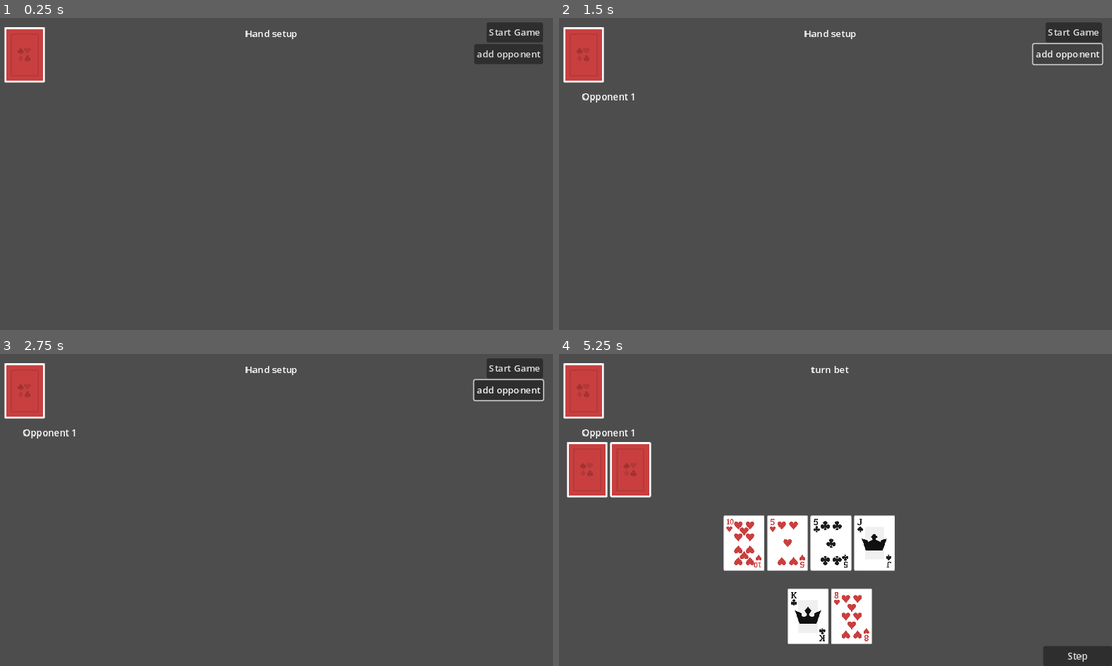
Above: before the commit, frames 1-4 (two rows, left to right).
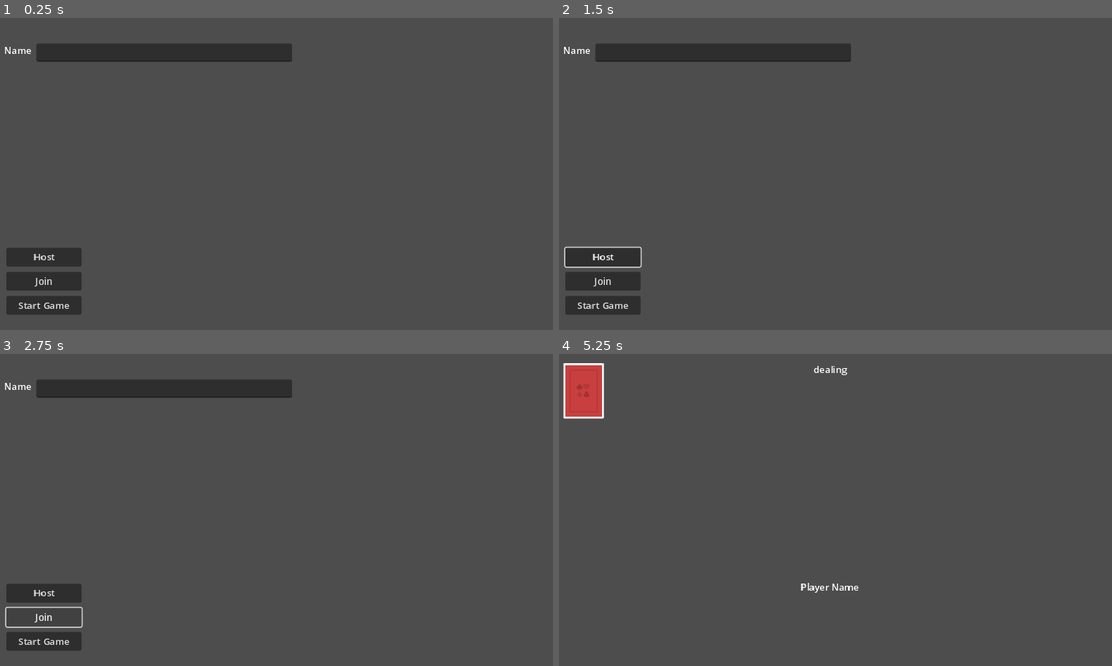
Above: after the commit, the same moments.

Repository: Posiden104/poker
Game: Godot game, scene res://scripts/multiplayer/multiplayerScene.tscn
Two runs of this game, one before a commit and one after it. Both use one fixed random seed, a clock stepped at 60 frames per second and the inputs below. Before the commit the project starts from res://scenes/poker.tscn.
Inputs (mouse positions are in pixels of both pictures, inside the frame that each line leads up to):
- Up to frame 1 (0.25 s): no input
- Up to frame 2 (1.5 s): click (603, 258) at 0.5 s, where only the run after the commit has a clickable "Host"; click (1067, 55) at 1.25 s, where only the run before the commit has a clickable "add opponent"
- Up to frame 3 (2.75 s): click (44, 616) at 2 s, where only the run after the commit has a clickable "Join"
- Up to frame 4 (5.25 s): click "Start Game" at 2.75 s; click (1073, 369) at 3.5 s, where only the run after the commit has a clickable "Start Game"; click (1078, 656) at 4.25 s, where only the run before the commit has a clickable "Step"; click (1078, 656) at 5 s, where only the run before the commit has a clickable "Step"

The runs differ from the first frame. In frame 1, 7.6% of the frame differs, in the area x 0-99%, y 1-96%; in frame 2, 7.4%; in frame 3, 7.3%; in frame 4, 12%, in the area x 1-100%, y 3-100%.
Error after the commit: Invalid operands 'String' and 'int' in operator '+'. (res://scripts/multiplayer/MiltiplayerController.gd:60)

Commit message:
multiplayer lobby, joining game

Diff:
--- a/project.godot
+++ b/project.godot
@@ -11,13 +11,14 @@
 [application]
 
 config/name="Poker"
-run/main_scene="res://scenes/Poker.tscn"
+run/main_scene="res://scripts/multiplayer/multiplayerScene.tscn"
 config/features=PackedStringArray("4.2", "GL Compatibility")
 config/icon="res://icon.svg"
 
 [autoload]
 
 SIGNAL_BUS="*res://scripts/signal_bus.gd"
+GameManager="*res://scripts/game_manager.gd"
 
 [display]
 
--- a/scenes/hand.tscn
+++ b/scenes/hand.tscn
@@ -1,15 +1,15 @@
-[gd_scene load_steps=4 format=3 uid="uid://mr6p4ojsgbdx"]
+[gd_scene load_steps=3 format=3 uid="uid://mr6p4ojsgbdx"]
 
 [ext_resource type="Script" path="res://scripts/player_hand.gd" id="1_xkl0i"]
-[ext_resource type="PackedScene" uid="uid://dufo1yxbiyc1y" path="res://deck_manager/scenes/ui/ui_card.tscn" id="2_eaif5"]
 [ext_resource type="PackedScene" uid="uid://c63y82rl7wj27" path="res://deck_manager/scenes/dealable.tscn" id="3_dwlgy"]
 
-[node name="Hand" type="Control" node_paths=PackedStringArray("hand_container", "dealable")]
+[node name="Hand" type="Control" node_paths=PackedStringArray("hand_container", "dealable", "name_label")]
 layout_mode = 3
 anchors_preset = 0
 script = ExtResource("1_xkl0i")
-hand_container = NodePath("MarginContainer/Hand")
+hand_container = NodePath("MarginContainer/VBoxContainer/Hand")
 dealable = NodePath("Dealable")
+name_label = NodePath("MarginContainer/VBoxContainer/Name Label")
 
 [node name="MarginContainer" type="MarginContainer" parent="."]
 layout_mode = 1
@@ -28,13 +28,21 @@
 theme_override_constants/margin_right = 20
 theme_override_constants/margin_bottom = 10
 
-[node name="Hand" type="HBoxContainer" parent="MarginContainer"]
+[node name="VBoxContainer" type="VBoxContainer" parent="MarginContainer"]
 layout_mode = 2
 
-[node name="Card" parent="MarginContainer/Hand" instance=ExtResource("2_eaif5")]
+[node name="Name Label" type="Label" parent="MarginContainer/VBoxContainer"]
+layout_mode = 2
+text = "Player Name"
+horizontal_alignment = 1
+
+[node name="Hand" type="HBoxContainer" parent="MarginContainer/VBoxContainer"]
 layout_mode = 2
 
-[node name="Card2" parent="MarginContainer/Hand" instance=ExtResource("2_eaif5")]
+[node name="Card" parent="MarginContainer/VBoxContainer/Hand" instance_placeholder="res://deck_manager/scenes/ui/ui_card.tscn"]
+layout_mode = 2
+
+[node name="Card2" parent="MarginContainer/VBoxContainer/Hand" instance_placeholder="res://deck_manager/scenes/ui/ui_card.tscn"]
 layout_mode = 2
 
 [node name="Dealable" parent="." instance=ExtResource("3_dwlgy")]
--- a/scenes/opponent_hand.tscn
+++ b/scenes/opponent_hand.tscn
@@ -1,19 +1,18 @@
-[gd_scene load_steps=4 format=3 uid="uid://cj4vfqtf5ljfv"]
+[gd_scene load_steps=3 format=3 uid="uid://cj4vfqtf5ljfv"]
 
 [ext_resource type="Script" path="res://scripts/opponent_hand.gd" id="1_xlh8u"]
-[ext_resource type="PackedScene" uid="uid://dufo1yxbiyc1y" path="res://deck_manager/scenes/ui/ui_card.tscn" id="2_vxsmd"]
 [ext_resource type="PackedScene" uid="uid://c63y82rl7wj27" path="res://deck_manager/scenes/dealable.tscn" id="3_1lcwq"]
 
-[node name="Opponent Hand" type="Control" node_paths=PackedStringArray("name_label", "hand_container", "dealable")]
+[node name="Opponent Hand" type="Control" node_paths=PackedStringArray("hand_container", "dealable", "name_label")]
 custom_minimum_size = Vector2(184, 142)
 layout_mode = 3
 anchors_preset = 0
 offset_right = 184.0
 offset_bottom = 142.0
 script = ExtResource("1_xlh8u")
-name_label = NodePath("MarginContainer/VBoxContainer/Name Label")
 hand_container = NodePath("MarginContainer/VBoxContainer/OpponentHand")
 dealable = NodePath("Dealable")
+name_label = NodePath("MarginContainer/VBoxContainer/Name Label")
 
 [node name="MarginContainer" type="MarginContainer" parent="."]
 layout_mode = 0
@@ -35,10 +34,10 @@
 [node name="OpponentHand" type="HBoxContainer" parent="MarginContainer/VBoxContainer"]
 layout_mode = 2
 
-[node name="Card" parent="MarginContainer/VBoxContainer/OpponentHand" instance=ExtResource("2_vxsmd")]
+[node name="Card" parent="MarginContainer/VBoxContainer/OpponentHand" instance_placeholder="res://deck_manager/scenes/ui/ui_card.tscn"]
 layout_mode = 2
 
-[node name="Card2" parent="MarginContainer/VBoxContainer/OpponentHand" instance=ExtResource("2_vxsmd")]
+[node name="Card2" parent="MarginContainer/VBoxContainer/OpponentHand" instance_placeholder="res://deck_manager/scenes/ui/ui_card.tscn"]
 layout_mode = 2
 
 [node name="Dealable" parent="." instance=ExtResource("3_1lcwq")]
--- a/scenes/poker.tscn
+++ b/scenes/poker.tscn
@@ -1,24 +1,27 @@
-[gd_scene load_steps=9 format=3 uid="uid://dsohfl5js4nf6"]
+[gd_scene load_steps=8 format=3 uid="uid://dsohfl5js4nf6"]
 
 [ext_resource type="Script" path="res://scripts/poker_manager.gd" id="1_4c4ls"]
 [ext_resource type="PackedScene" uid="uid://covtena8b31cr" path="res://deck_manager/deck_manager.tscn" id="1_qw33u"]
 [ext_resource type="PackedScene" uid="uid://mr6p4ojsgbdx" path="res://scenes/hand.tscn" id="4_owd80"]
-[ext_resource type="Script" path="res://scenes/center_cards_hand.gd" id="5_4be38"]
+[ext_resource type="Script" path="res://scripts/center_cards_hand.gd" id="5_4be38"]
 [ext_resource type="Script" path="res://scripts/opponent_manager.gd" id="5_5ny54"]
-[ext_resource type="PackedScene" uid="uid://dufo1yxbiyc1y" path="res://deck_manager/scenes/ui/ui_card.tscn" id="5_aonns"]
 [ext_resource type="PackedScene" uid="uid://cj4vfqtf5ljfv" path="res://scenes/opponent_hand.tscn" id="6_jk6yg"]
 [ext_resource type="PackedScene" uid="uid://c63y82rl7wj27" path="res://deck_manager/scenes/dealable.tscn" id="6_uxroj"]
 
 [node name="Poker" type="Node2D"]
 
-[node name="PokerManager" type="Node2D" parent="." node_paths=PackedStringArray("deck_manager", "opponent_manager", "start_button", "add_oppt_button", "step_button", "center_cards")]
+[node name="PokerManager" type="Node2D" parent="." node_paths=PackedStringArray("deck_manager", "opponent_manager", "deal_timer", "start_button", "add_oppt_button", "step_button", "state_label", "center_cards", "poker_canvas", "local_player")]
 script = ExtResource("1_4c4ls")
 deck_manager = NodePath("../DeckManager")
 opponent_manager = NodePath("../OpponentManager")
-start_button = NodePath("../CanvasLayer/StartButton")
-add_oppt_button = NodePath("../CanvasLayer/add Oppt Button")
-step_button = NodePath("../CanvasLayer/Step Button")
-center_cards = NodePath("../CanvasLayer/CenterCards")
+deal_timer = NodePath("DealTimer")
+start_button = NodePath("../PokerCanvas/StartButton")
+add_oppt_button = NodePath("../PokerCanvas/add Oppt Button")
+step_button = NodePath("../PokerCanvas/Step Button")
+state_label = NodePath("../PokerCanvas/StateLabel")
+center_cards = NodePath("../PokerCanvas/CenterCards")
+poker_canvas = NodePath("../PokerCanvas")
+local_player = NodePath("../PokerCanvas/Hand")
 
 [node name="DealTimer" type="Timer" parent="PokerManager"]
 wait_time = 0.25
@@ -30,11 +33,11 @@
 [node name="OpponentManager" type="Node2D" parent="." node_paths=PackedStringArray("opponent_hbox")]
 script = ExtResource("5_5ny54")
 OpponentScene = ExtResource("6_jk6yg")
-opponent_hbox = NodePath("../CanvasLayer/OpponentHands")
+opponent_hbox = NodePath("../PokerCanvas/OpponentHands")
 
-[node name="CanvasLayer" type="CanvasLayer" parent="."]
+[node name="PokerCanvas" type="CanvasLayer" parent="."]
 
-[node name="CenterCards" type="Control" parent="CanvasLayer" node_paths=PackedStringArray("hand_container", "dealable")]
+[node name="CenterCards" type="Control" parent="PokerCanvas" node_paths=PackedStringArray("hand_container", "dealable")]
 layout_mode = 3
 anchors_preset = 0
 offset_left = 671.0
@@ -45,7 +48,7 @@
 hand_container = NodePath("CenterCardsContainer")
 dealable = NodePath("Dealable")
 
-[node name="Dealable" parent="CanvasLayer/CenterCards" instance=ExtResource("6_uxroj")]
+[node name="Dealable" parent="PokerCanvas/CenterCards" instance=ExtResource("6_uxroj")]
 layout_mode = 2
 anchors_preset = 0
 anchor_right = 0.0
@@ -55,7 +58,7 @@
 offset_bottom = 95.0
 show_card_face_on_deal = true
 
-[node name="CenterCardsContainer" type="HBoxContainer" parent="CanvasLayer/CenterCards"]
+[node name="CenterCardsContainer" type="HBoxContainer" parent="PokerCanvas/CenterCards"]
 layout_mode = 1
 anchors_preset = 8
 anchor_left = 0.5
@@ -69,22 +72,22 @@
 grow_horizontal = 2
 grow_vertical = 2
 
-[node name="Card" parent="CanvasLayer/CenterCards/CenterCardsContainer" instance=ExtResource("5_aonns")]
+[node name="Card" parent="PokerCanvas/CenterCards/CenterCardsContainer" instance_placeholder="res://deck_manager/scenes/ui/ui_card.tscn"]
 layout_mode = 2
 
-[node name="Card2" parent="CanvasLayer/CenterCards/CenterCardsContainer" instance=ExtResource("5_aonns")]
+[node name="Card2" parent="PokerCanvas/CenterCards/CenterCardsContainer" instance_placeholder="res://deck_manager/scenes/ui/ui_card.tscn"]
 layout_mode = 2
 
-[node name="Card3" parent="CanvasLayer/CenterCards/CenterCardsContainer" instance=ExtResource("5_aonns")]
+[node name="Card3" parent="PokerCanvas/CenterCards/CenterCardsContainer" instance_placeholder="res://deck_manager/scenes/ui/ui_card.tscn"]
 layout_mode = 2
 
-[node name="Card4" parent="CanvasLayer/CenterCards/CenterCardsContainer" instance=ExtResource("5_aonns")]
+[node name="Card4" parent="PokerCanvas/CenterCards/CenterCardsContainer" instance_placeholder="res://deck_manager/scenes/ui/ui_card.tscn"]
 layout_mode = 2
 
-[node name="Card5" parent="CanvasLayer/CenterCards/CenterCardsContainer" instance=ExtResource("5_aonns")]
+[node name="Card5" parent="PokerCanvas/CenterCards/CenterCardsContainer" instance_placeholder="res://deck_manager/scenes/ui/ui_card.tscn"]
 layout_mode = 2
 
-[node name="StartButton" type="Button" parent="CanvasLayer"]
+[node name="StartButton" type="Button" parent="PokerCanvas"]
 anchors_preset = 1
 anchor_left = 1.0
 anchor_right = 1.0
@@ -95,7 +98,7 @@
 grow_horizontal = 0
 text = "Start Game"
 
-[node name="add Oppt Button" type="Button" parent="CanvasLayer"]
+[node name="add Oppt Button" type="Button" parent="PokerCanvas"]
 anchors_preset = 1
 anchor_left = 1.0
 anchor_right = 1.0
@@ -106,7 +109,7 @@
 grow_horizontal = 0
 text = "add opponent"
 
-[node name="Step Button" type="Button" parent="CanvasLayer"]
+[node name="Step Button" type="Button" parent="PokerCanvas"]
 anchors_preset = 3
 anchor_left = 1.0
 anchor_top = 1.0
@@ -119,16 +122,18 @@
 disabled = true
 text = "Step"
 
-[node name="Hand" parent="CanvasLayer" instance=ExtResource("4_owd80")]
+[node name="Hand" parent="PokerCanvas" instance=ExtResource("4_owd80")]
 anchors_preset = 7
 anchor_left = 0.5
 anchor_top = 1.0
 anchor_right = 0.5
 anchor_bottom = 1.0
+offset_top = -14.0
+offset_bottom = -14.0
 grow_horizontal = 2
 grow_vertical = 0
 
-[node name="OpponentHands" type="HBoxContainer" parent="CanvasLayer"]
+[node name="OpponentHands" type="HBoxContainer" parent="PokerCanvas"]
 anchors_preset = 5
 anchor_left = 0.5
 anchor_right = 0.5
@@ -138,22 +143,22 @@
 offset_bottom = 263.0
 grow_horizontal = 2
 
-[node name="OpponentHand" parent="CanvasLayer/OpponentHands" instance=ExtResource("6_jk6yg")]
+[node name="OpponentHand" parent="PokerCanvas/OpponentHands" instance_placeholder="res://scenes/opponent_hand.tscn"]
 layout_mode = 2
 
-[node name="OpponentHand2" parent="CanvasLayer/OpponentHands" instance=ExtResource("6_jk6yg")]
+[node name="OpponentHand2" parent="PokerCanvas/OpponentHands" instance_placeholder="res://scenes/opponent_hand.tscn"]
 layout_mode = 2
 
-[node name="OpponentHand3" parent="CanvasLayer/OpponentHands" instance=ExtResource("6_jk6yg")]
+[node name="OpponentHand3" parent="PokerCanvas/OpponentHands" instance_placeholder="res://scenes/opponent_hand.tscn"]
 layout_mode = 2
 
-[node name="OpponentHand4" parent="CanvasLayer/OpponentHands" instance=ExtResource("6_jk6yg")]
+[node name="OpponentHand4" parent="PokerCanvas/OpponentHands" instance_placeholder="res://scenes/opponent_hand.tscn"]
 layout_mode = 2
 
-[node name="OpponentHand5" parent="CanvasLayer/OpponentHands" instance=ExtResource("6_jk6yg")]
+[node name="OpponentHand5" parent="PokerCanvas/OpponentHands" instance_placeholder="res://scenes/opponent_hand.tscn"]
 layout_mode = 2
 
-[node name="StateLabel" type="Label" parent="CanvasLayer"]
+[node name="StateLabel" type="Label" parent="PokerCanvas"]
 anchors_preset = 5
 anchor_left = 0.5
 anchor_right = 0.5
@@ -164,6 +169,6 @@
 grow_horizontal = 2
 text = "State"
 
-[connection signal="pressed" from="CanvasLayer/StartButton" to="PokerManager" method="_on_start_button_pressed"]
-[connection signal="pressed" from="CanvasLayer/add Oppt Button" to="OpponentManager" method="_on_add_oppt_button_pressed"]
-[connection signal="pressed" from="CanvasLayer/Step Button" to="PokerManager" method="_on_step_button_pressed"]
+[connection signal="pressed" from="PokerCanvas/StartButton" to="PokerManager" method="_on_start_button_pressed"]
+[connection signal="pressed" from="PokerCanvas/add Oppt Button" to="OpponentManager" method="_on_add_oppt_button_pressed"]
+[connection signal="pressed" from="PokerCanvas/Step Button" to="PokerManager" method="_on_step_button_pressed"]
--- /dev/null
+++ b/scripts/game_manager.gd
@@ -0,0 +1,3 @@
+extends Node
+
+var Players = {}
--- a/scripts/hand_base.gd
+++ b/scripts/hand_base.gd
@@ -3,6 +3,7 @@
 
 @export var hand_container: HBoxContainer
 @export var dealable: Dealable
+@export var name_label: Label
 
 var cards: Array[Card]
 var id: int = -1
@@ -10,6 +11,9 @@
 func setup():
 	SIGNAL_BUS.register_player.emit(self)
 	clear()
+
+func set_name_label(label_name):
+	name_label.text = label_name
 
 func clear():
 	for child in hand_container.get_children():
--- /dev/null
+++ b/scripts/multiplayer/MiltiplayerController.gd
@@ -0,0 +1,80 @@
+class_name MultiplayerScene
+extends Control
+
+
+@export var address = "127.0.0.1"
+@export var port = 8910
+@onready var poker = $Poker
+
+var peer
+
+# Called when the node enters the scene tree for the first time.
+func _ready():
+	multiplayer.peer_connected.connect(peer_connected)
+	multiplayer.peer_disconnected.connect(player_disconnected)
+	multiplayer.connected_to_server.connect(connected_to_server)
+	multiplayer.connection_failed.connect(connection_failed)
+
+# called on server and clients
+func peer_connected(id):
+	print("Player Connected " + str(id))
+
+# called on server and clients
+func player_disconnected(id):
+	print("Player Disconnected " + str(id))
+
+# called only on clients
+func connected_to_server():
+	print("Connected to Server")
+	send_player_information.rpc_id(1, $LineEdit.text, multiplayer.get_unique_id())
+
+
+@rpc("any_peer")
+func send_player_information(name, id):
+	if !GameManager.Players.has(id):
+		GameManager.Players[id] = {
+			"name": name,
+			"id": id
+		}
+
+	if multiplayer.is_server():
+		for i in GameManager.Players:
+			send_player_information.rpc(GameManager.Players[i].name, i)
+
+# called only on clients
+func connection_failed():
+	print("Connection Failed")
+
+@rpc("any_peer", "call_local")
+func start_game():
+	var poker = load("res://scenes/Poker.tscn").instantiate()
+	get_tree().root.add_child(poker)
+	self.hide()
+	poker.get_child(0).start()
+
+
+func _on_host_pressed():
+	peer = ENetMultiplayerPeer.new()
+	var error = peer.create_server(port, 8)
+	if error != OK:
+		print("cannot host : " + error)
+		return
+
+	peer.get_host().compress(ENetConnection.COMPRESS_RANGE_CODER)
+
+	multiplayer.set_multiplayer_peer(peer)
+	print("Waiting for players!")
+	send_player_information($LineEdit.text, multiplayer.get_unique_id())
+
+
+
+func _on_join_pressed():
+	peer = ENetMultiplayerPeer.new()
+	peer.create_client(address, port)
+	peer.get_host().compress(ENetConnection.COMPRESS_RANGE_CODER)
+
+	multiplayer.set_multiplayer_peer(peer)
+
+
+func _on_start_game_pressed():
+	start_game.rpc()
--- /dev/null
+++ b/scripts/multiplayer/multiplayerScene.tscn
@@ -0,0 +1,55 @@
+[gd_scene load_steps=2 format=3 uid="uid://2bwrf5da8geo"]
+
+[ext_resource type="Script" path="res://scripts/multiplayer/MiltiplayerController.gd" id="1_1ctnx"]
+
+[node name="Control" type="Control"]
+layout_mode = 3
+anchors_preset = 15
+anchor_right = 1.0
+anchor_bottom = 1.0
+grow_horizontal = 2
+grow_vertical = 2
+script = ExtResource("1_1ctnx")
+
+[node name="Host" type="Button" parent="."]
+layout_mode = 0
+offset_left = 30.0
+offset_top = 400.0
+offset_right = 158.0
+offset_bottom = 432.0
+text = "Host"
+
+[node name="Join" type="Button" parent="."]
+layout_mode = 0
+offset_left = 30.0
+offset_top = 441.0
+offset_right = 158.0
+offset_bottom = 473.0
+text = "Join"
+
+[node name="StartGame" type="Button" parent="."]
+layout_mode = 0
+offset_left = 30.0
+offset_top = 482.0
+offset_right = 158.0
+offset_bottom = 514.0
+text = "Start Game"
+
+[node name="LineEdit" type="LineEdit" parent="."]
+layout_mode = 0
+offset_left = 81.0
+offset_top = 52.0
+offset_right = 516.0
+offset_bottom = 83.0
+
+[node name="Label" type="Label" parent="."]
+layout_mode = 0
+offset_left = 26.0
+offset_top = 52.0
+offset_right = 73.0
+offset_bottom = 75.0
+text = "Name"
+
+[connection signal="pressed" from="Host" to="." method="_on_host_pressed"]
+[connection signal="pressed" from="Join" to="." method="_on_join_pressed"]
+[connection signal="pressed" from="StartGame" to="." method="_on_start_game_pressed"]
--- a/scripts/opponent_hand.gd
+++ b/scripts/opponent_hand.gd
@@ -1,7 +1,2 @@
 class_name OpponentHand
 extends HandBase
-
-@export var name_label: Label
-
-func set_name_label(name):
-	name_label.text = name
--- a/scripts/opponent_manager.gd
+++ b/scripts/opponent_manager.gd
@@ -9,15 +9,16 @@
 var next_opponent_id = 0
 
 func _ready():
+	print("removing all opponents")
 	for c in opponent_hbox.get_children():
-		c.unregister_player()
+		#c.unregister_player()
 		c.queue_free()
 
-func add_opponent():
+func add_opponent(opponent_name = "Opponent"):
 	var o = OpponentScene.instantiate()
 	opponent_hbox.add_child(o)
 	opponents.push_back(o)
-	o.set_name_label("Opponent %d" % opponents.size())
+	o.set_name_label(opponent_name)
 	o.setup()
 
 
--- a/scripts/player_hand.gd
+++ b/scripts/player_hand.gd
@@ -1,5 +1,2 @@
 class_name PlayerHand
 extends HandBase
-
-func _ready():
-	super.setup()
--- a/scripts/poker_manager.gd
+++ b/scripts/poker_manager.gd
@@ -1,15 +1,21 @@
 class_name PokerManager
 extends Node2D
 
+@export_category("Managers")
 @export var deck_manager: DeckManager
 @export var opponent_manager: OpponentManager
+@export var deal_timer: Timer
+
+@export_category("UI")
 @export var start_button: Button
 @export var add_oppt_button: Button
 @export var step_button: Button
+@export var state_label: Label
 @export var center_cards: CenterCardHand
+@export var poker_canvas: CanvasLayer
 
-@onready var deal_timer = $DealTimer
-@onready var state_label = $"../CanvasLayer/StateLabel"
+@export_category("Players")
+@export var local_player: HandBase
 
 var hand_limit = 2
 
@@ -18,59 +24,68 @@
 var rounds_dealt = 0
 var deal_target = 0
 
-enum States {HAND_SETUP, SHUFFLE, DEALING, FIRST_BET, FLOP, FLOP_BET, TURN, TURN_BET, RIVER, RIVER_BET, REVEAL, CLEANUP}
-var state: States = States.HAND_SETUP
+enum State {HAND_SETUP, SHUFFLE, DEALING, FIRST_BET, FLOP, FLOP_BET, TURN, TURN_BET, RIVER, RIVER_BET, REVEAL, CLEANUP}
+var state: State = State.HAND_SETUP
 
 func _ready():
 	SIGNAL_BUS.register_player.connect(register_player)
 	SIGNAL_BUS.unregister_player.connect(unregister_player)
+
+func start():
+	poker_canvas.visible = true
 	state_label.text = "Hand setup"
 	step_button.visible = false
 	center_cards.setup()
+	for i in GameManager.Players:
+		var player = GameManager.Players[i]
+		if player.id == multiplayer.get_unique_id():
+			local_player.set_name_label(player.name)
+			local_player.setup()
+		else:
+			opponent_manager.add_opponent(player.name)
 
 func step():
 	step_button.disabled = true
 	step_button.visible = false
 
-	state += 1
-	if state > States.CLEANUP:
+	state = (int(state) + 1) as State
+	if state > State.CLEANUP:
 		state = 0
 
 	match state:
-		States.HAND_SETUP:
+		State.HAND_SETUP:
 			step()
-		States.SHUFFLE:
+		State.SHUFFLE:
 			state_label.text = "shuffle"
 			shuffle()
-		States.DEALING:
+		State.DEALING:
 			state_label.text = "dealing"
 			deal_hands()
-		States.FIRST_BET:
+		State.FIRST_BET:
 			state_label.text = "first bet"
 			bet()
-		States.FLOP:
+		State.FLOP:
 			state_label.text = "flop"
 			deal(3)
-		States.FLOP_BET:
+		State.FLOP_BET:
 			state_label.text = "flop bet"
 			bet()
-		States.TURN:
+		State.TURN:
 			state_label.text = "turn"
 			deal(1)
-		States.TURN_BET:
+		State.TURN_BET:
 			state_label.text = "turn bet"
 			bet()
-		States.RIVER:
+		State.RIVER:
 			state_label.text = "river"
 			deal(1)
-		States.RIVER_BET:
+		State.RIVER_BET:
 			state_label.text = "river bet"
 			bet()
-#make sure this gets in there
-		States.REVEAL:
+		State.REVEAL:
 			state_label.text = "reveal"
 			reveal()
-		States.CLEANUP:
+		State.CLEANUP:
 			state_label.text = "cleanup"
 			add_oppt_button.visible = true
 			start_button.visible = true
Renamed: scenes/center_cards_hand.gd -> scripts/center_cards_hand.gd
